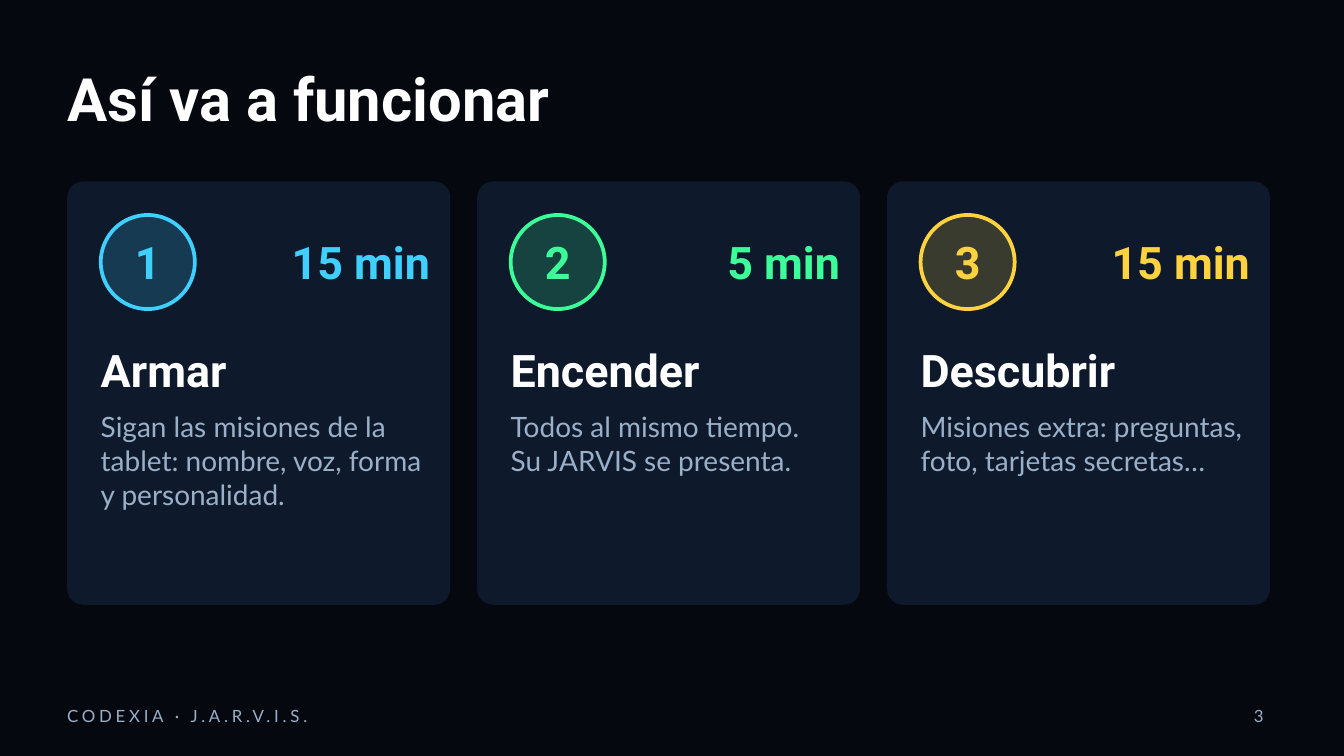
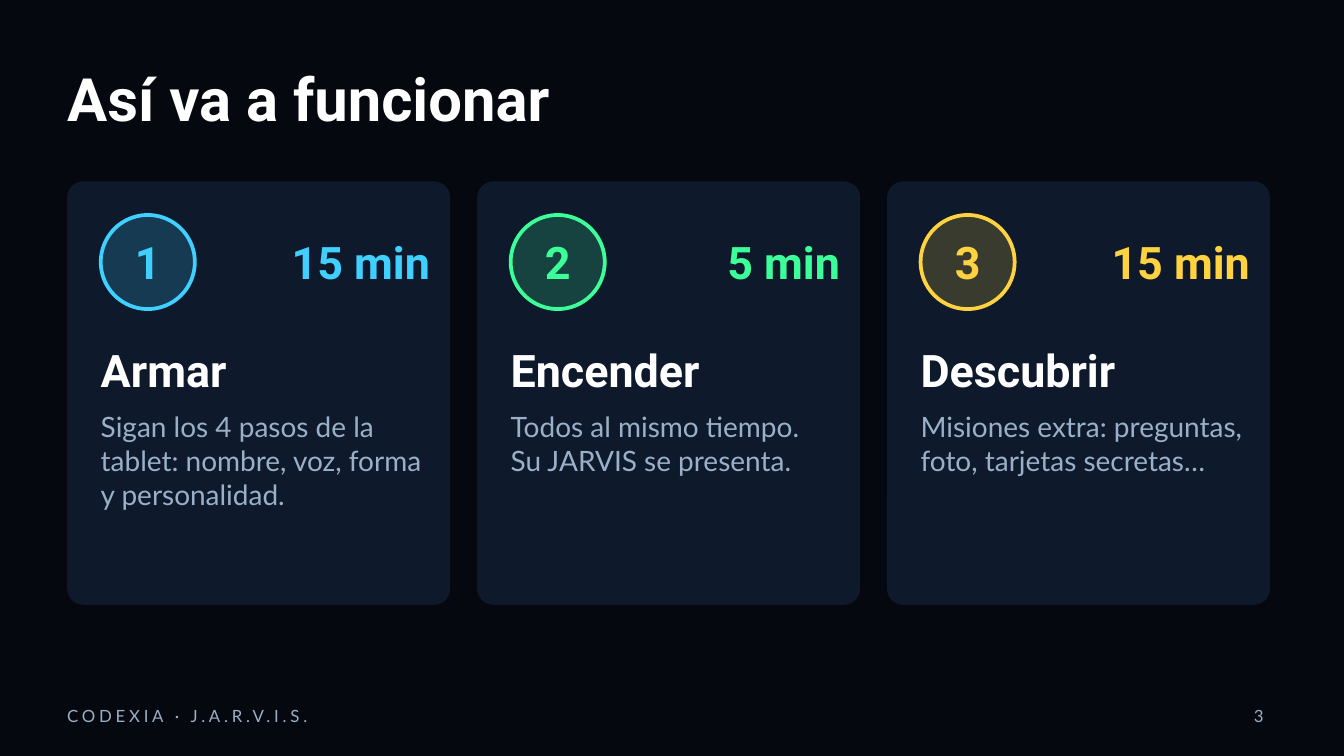
Before and after one commit to mparra37/jarvis-codexia, a slide deck: slide 3 of presentacion/JARVIS_taller_CODEXIA.pptx. Drawn at 1344x756 pixels with LibreOffice and Linux fonts; fonts in the diff are those of the drawing. Boxes give left, top, right and bottom in pixels: in the first picture for what was removed or moved away, otherwise in the second. Text is boxed around its words. In the diff, an @@ line names an element or a change of style, - is before the commit and + after.

```diff
--- a/presentacion/JARVIS_taller_CODEXIA.pptx
+++ b/presentacion/JARVIS_taller_CODEXIA.pptx
@@ text at box(101, 416, 421, 510): text changed @@
-Sigan las misiones de la tablet: nombre, voz, forma y personalidad.
+Sigan los 4 pasos de la tablet: nombre, voz, forma y personalidad.
```
Also in this commit, not shown: 2 other slides changed, 14 other files.
